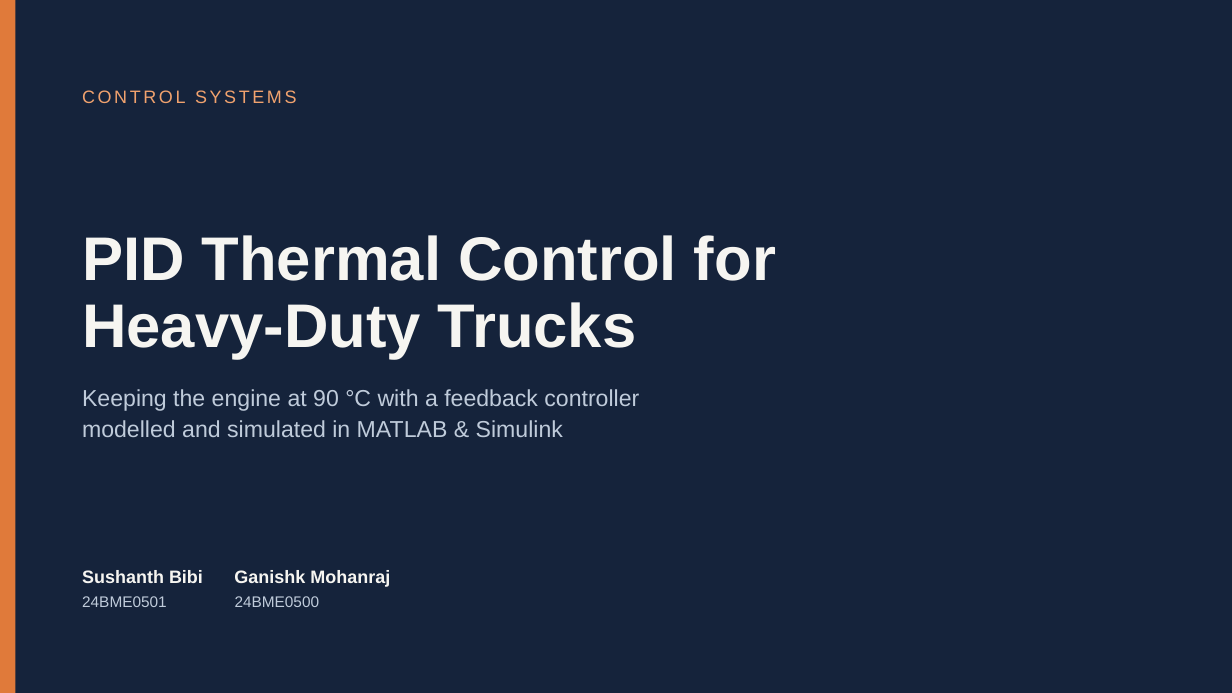
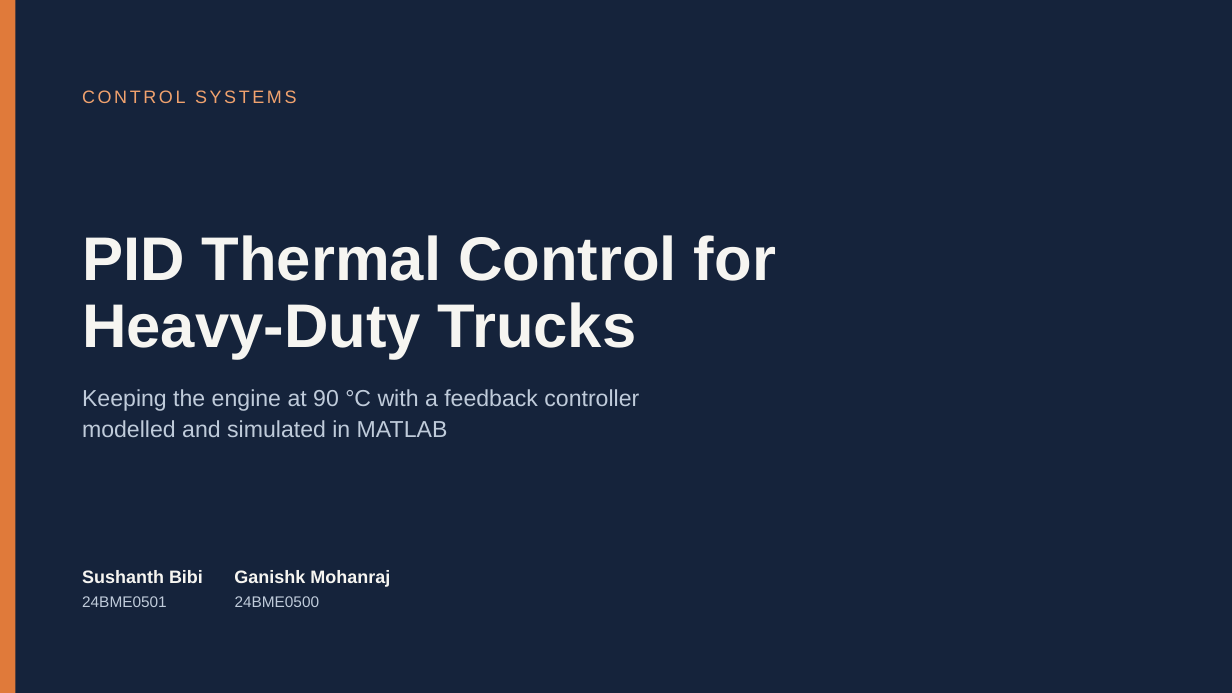
Before and after one commit to SushanthBibi/PID-Cooling-matlab, a slide deck: slide 1 of PID_Thermal_Control_for_Heavy-Duty_Trucks_v2.pptx. Drawn at 1232x693 pixels with LibreOffice and Linux fonts; fonts in the diff are those of the drawing. Boxes give left, top, right and bottom in pixels: in the first picture for what was removed or moved away, otherwise in the second. Text is boxed around its words. In the diff, an @@ line names an element or a change of style, - is before the commit and + after.

```diff
--- a/PID_Thermal_Control_for_Heavy-Duty_Trucks_v2.pptx
+++ b/PID_Thermal_Control_for_Heavy-Duty_Trucks_v2.pptx
@@ text at box(82, 420, 448, 437): text changed @@
-modelled and simulated in MATLAB & Simulink
+modelled and simulated in MATLAB
```
Also in this commit, not shown: 8 other slides changed, 1 slide removed.
